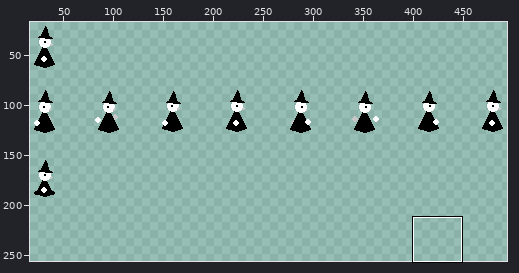
File history of a pixel-art file, GameEngine/img/AnimationSheet.ase. The picture above shows the old version from afar; the outline marks the close-up.
Close-up. First the earlier version:
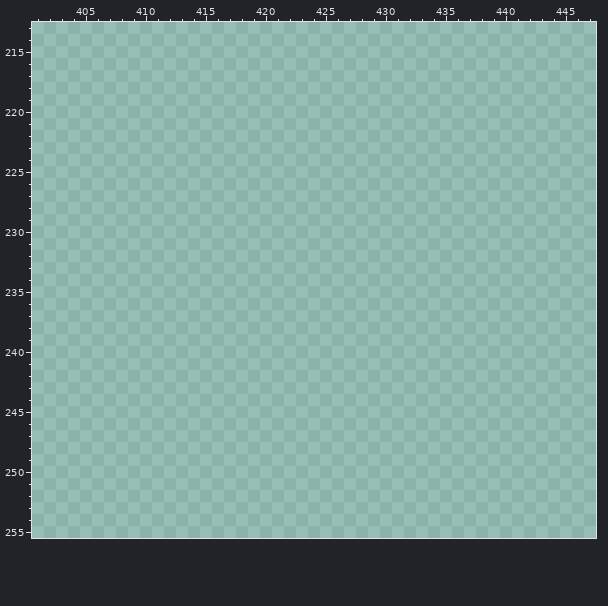
224x129 pixels, 1 frame. Shown: x 401..447, y 213..255. The old version is drawn lined up with the new one. The wide view leaves out empty margins. The commit also changed other parts of the picture, which this record leaves out.
After the commit:
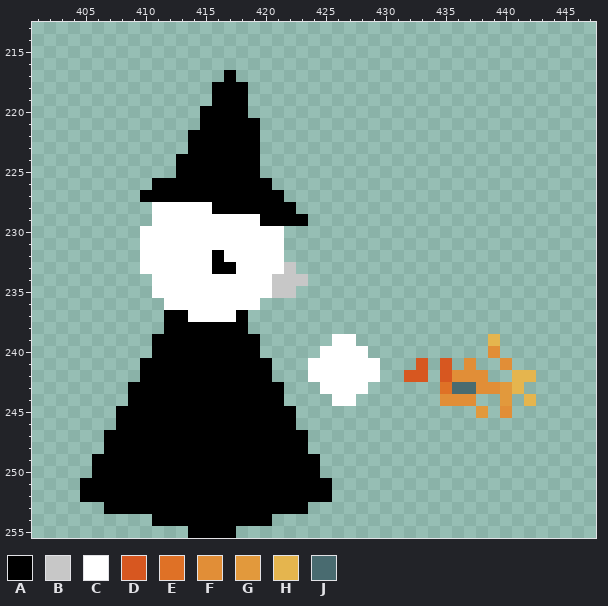
Palette (. is transparent): A #000000  B #c7c7c7  C #ffffff  D #d75720  E #df7126  F #e18e37  G #e2993c  H #e5b54e  J #496b70
The edit:
canvas 224x129 -> 512x256; drawings rearranged on the sheet (the old picture shows each at its new place)
There is now colour A in row 217 at x 417; in rows 218 to 219 at x 416 to 418; in row 220 at x 415 to 418; in row 221 at x 415 to 419; in rows 222 to 223 at x 414 to 419; in rows 224 to 225 at x 413 to 419.
There is now colour A in row 226 at x 411 to 420; in row 227 at x 410 to 421; in row 228 at x 416 to 422; in row 229 at x 420 to 423; in row 232 at x 416; in row 233 at x 416 to 417.
There is now colour A in row 237 at x 412 to 413 and 418; in row 238 at x 412 to 418; in rows 239 to 240 at x 411 to 419; in rows 241 to 242 at x 410 to 420; in rows 243 to 244 at x 409 to 421; in rows 245 to 246 at x 408 to 422.
There is now colour A in rows 247 to 248 at x 407 to 423; in rows 249 to 250 at x 406 to 424; in rows 251 to 252 at x 405 to 425; in row 253 at x 407 to 423; in row 254 at x 411 to 420; in row 255 at x 414 to 417.
There is now colour B in row 233 at x 422; in row 234 at x 421 to 423; in row 235 at x 421 to 422.
There is now colour C in row 228 at x 411 to 415; in row 229 at x 411 to 419; in rows 230 to 231 at x 410 to 421; in row 232 at x 410 to 415 and 417 to 421; in row 233 at x 410 to 415 and 418 to 421; in rows 234 to 235 at x 411 to 420.
There is now colour C in row 236 at x 412 to 419; in row 237 at x 414 to 417; in row 239 at x 426 to 427; in row 240 at x 425 to 428; in rows 241 to 242 at x 424 to 429; in row 243 at x 425 to 428.
There is now colour C in row 244 at x 426 to 427.
There is now colour D in row 241 at x 433 and 435; in row 242 at x 432 to 433 and 435.
There is now colour E in row 243 at x 435.
There is now colour F in row 240 at x 439; in row 241 at x 437 and 440; in row 242 at x 436 to 438; in row 243 at x 438 to 439; in row 244 at x 435 to 437; in row 245 at x 440.
There is now colour G in rows 243 to 244 at x 440; in row 245 at x 438.
There is now colour H in row 239 at x 439; in row 242 at x 441 to 442; in row 243 at x 441; in row 244 at x 442.
There is now colour J in row 243 at x 436 to 437.
Boxes around the changes in both close-ups, in picture pixels (x1, y1, x2, y2):
added: (80, 70, 536, 538)
